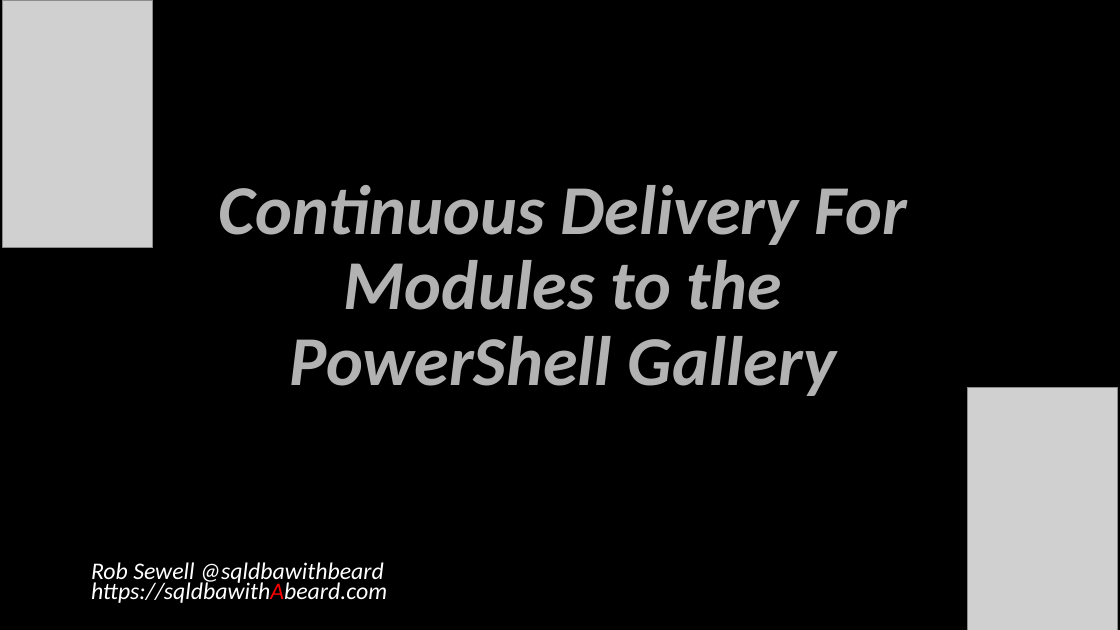
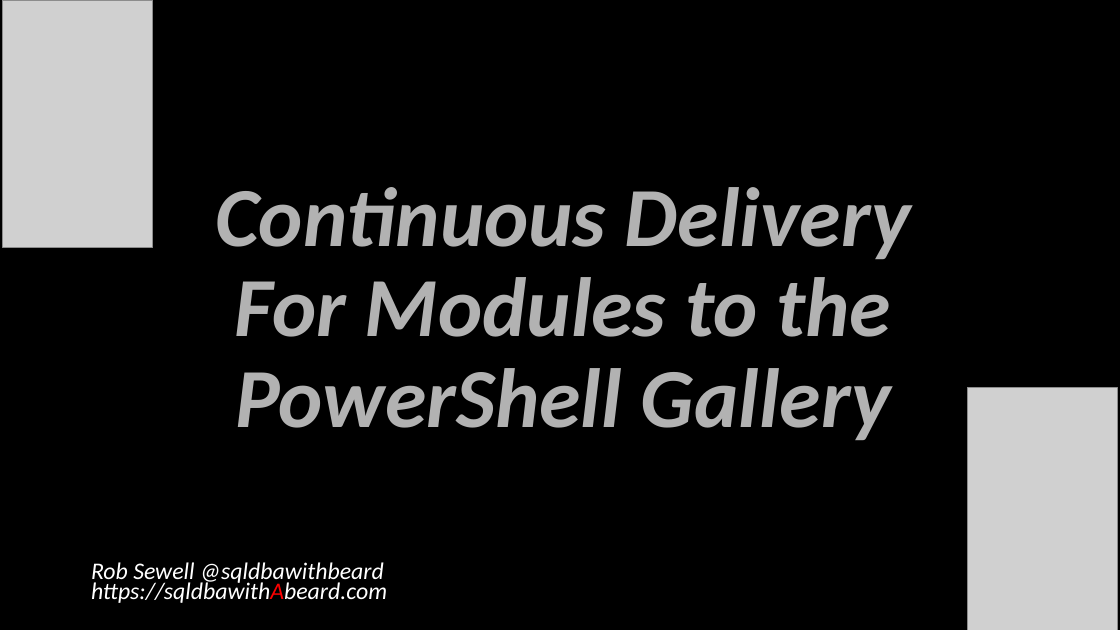
Before and after one commit to SQLDBAWithABeard/Presentations, a slide deck: slide 1 of 2018/PSConfEU2018 - Continuous Delivery To The PowerShell Gallery/Continuous Delivery For Modules To PowerShell Gallery.pptx. Drawn at 1120x630 pixels with LibreOffice and Linux fonts; fonts in the diff are those of the drawing; grey boxes stand for pictures; background and template pictures are left out. Boxes give left, top, right and bottom in pixels: in the first picture for what was removed or moved away, otherwise in the second. Text is boxed around its words. In the diff, an @@ line names an element or a change of style, - is before the commit and + after.

```diff
--- a/2018/PSConfEU2018 - Continuous Delivery To The PowerShell Gallery/Continuous Delivery For Modules To PowerShell Gallery.pptx
+++ b/2018/PSConfEU2018 - Continuous Delivery To The PowerShell Gallery/Continuous Delivery For Modules To PowerShell Gallery.pptx
@@ text "Continuous Delivery For Modules to ..." at [215, 187, 911, 440]: size 60 to 72 pt @@
```
Also in this commit, not shown: 11 other slides changed, 15 slides added.
